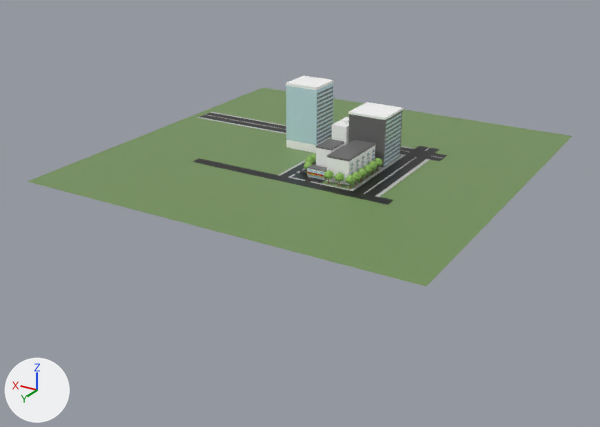
Two versions of the glTF model models/city.glb, one commit apart.
Camera for both pictures: a 50 mm lens placed at (-340.0, 601.0, 242.0), pointed at (-36.0, 95.0, -11.0). The axes (+X, +Y, +Z) are drawn at lower left. The lights are the same throughout. Where no turn or scale is listed for an object, it has been applied to the vertices. Vertices at the same position are counted once.

In view in the first picture: 'building_3', 'building_4', 'building_5', 'ground', 'road'.
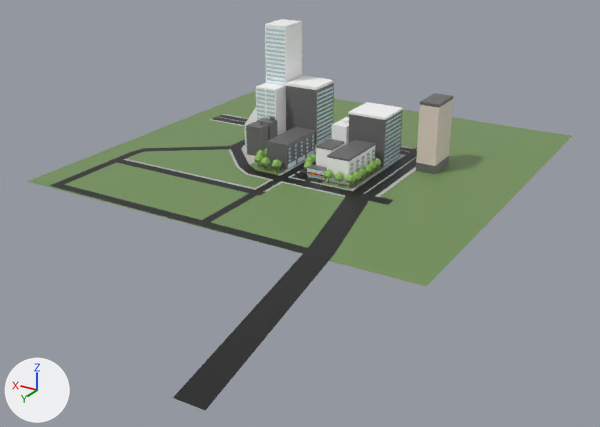
What differs and where, as boxes (x1, y1, x2, y2) in the pictures (600 x 427 px):
'road', reshaped (45% wider, 216% taller)
    before: (193, 112, 447, 205)
    after: (49, 114, 417, 410)
'building_7', added
    after: (245, 19, 302, 145)
    faces in mat_city_building_1_008 (white #ffffff): (245, 19, 302, 140)
    faces in mat_city_window_024 (cyan #d4f3ff): (266, 28, 285, 85)
    faces in mat_city_window_023 (cyan #d4f3ff): (256, 88, 275, 120)
'building_3.001', added
    after: (416, 93, 454, 174)
    faces in mat_city_building_3 (white #e7d7cc): (416, 99, 453, 166)
    faces in mat_city_building_2 (dark grey #6b6b6b): (416, 93, 454, 174)
'building_5.001', added
    after: (267, 127, 315, 170)
    faces in mat_city_building_2 (dark grey #6b6b6b): (267, 132, 315, 170)
    faces in mat_city_building_2_008 (dark grey #6b6b6b): (267, 127, 315, 163)
'building_1.001', added
    after: (246, 116, 278, 159)
    faces in mat_city_building_2 (dark grey #6b6b6b): (246, 116, 278, 156)
'tree.007', added
    after: (254, 154, 281, 173)
    faces in mat_tree_1_014 (green #89b756): (254, 154, 281, 168)
'tree.008', added
    after: (256, 148, 267, 158)
part 1 of me_平面_007, built on
    before: (193, 112, 286, 180)
    after: (49, 114, 386, 410)
part 2 of me_building_3, recoloured
    both: (286, 83, 334, 145)
part 3 of me_building_3, recoloured
    both: (317, 87, 333, 144)

Edits to the bpy script that builds the scene:
```text
Change me_平面_007:
    remove me_平面_007.from_pydata(...)  # 150 vertices, 186 faces; spans x -98.0..165.0, y -99.0..43.0, z 0.0..4.0
    add me_平面_007.from_pydata(...)  # 219 vertices, 303 faces; spans x -134.0..151.0, y -99.0..318.0, z 0.0..4.0
    me_平面_007 part 1: 2 vertices moved from x -18.0, y -3.0..6.0, z 0.0 to x -19.0, y -3.0..6.0, z 0.0; 9 vertices removed from x -18.0..165.0, y -90.0..42.0, z 0.0; 78 vertices added at x -134.0..151.0, y -90.0..318.0, z 0.0
    add me_平面_007.materials.append(mat_city_ground)  # green #749359
Change me_building_3:
    where me_building_3.from_pydata(...)  # 136 vertices, 88 faces; spans x -15.6..15.4, y -15.6..15.4, z -1.8..59.4
    me_building_3 part 2: 10 faces spanning x -15.5..15.4, y -15.4..15.4, z -1.8..57.1 switch from mat_city_window (cyan #d4f3ff) to mat_city_building_2 (dark grey #6b6b6b)
    me_building_3 part 3: 60 faces spanning x -15.6..14.3, y -15.6..14.4, z 0.8..54.1 switch from mat_city_building_2 (dark grey #6b6b6b) to mat_city_window (cyan #d4f3ff)
Add ob_building_3_001:
    ob_building_3_001 = bpy.data.objects.new('building_3.001', me_building_3_002)  # 136 vertices, 88 faces; spans x -8.4..8.5, y -15.6..15.4, z -1.8..59.4; in mat_city_building_2 (dark grey #6b6b6b), mat_city_building_3 (white #e7d7cc), mat_city_window_028 (blue #d4f2ff)
    ob_building_3_001.location = (-94.2, -26.6, 0.0)
Add ob_building_1_001:
    ob_building_1_001 = bpy.data.objects.new('building_1.001', me_平面_009)  # 364 vertices, 224 faces; spans x -14.5..1.5, y -17.5..9.8, z -2.3..30.9; in mat_city_building_2 (dark grey #6b6b6b), mat_city_building_3 (white #e7d7cc), mat_city_window_027 (blue #d4f2ff)
    ob_building_1_001.location = (53.2, 25.8, 1.7)
Add ob_tree_008:
    ob_tree_008 = bpy.data.objects.new('tree.008', me_cube_016)  # 155 vertices, 255 faces; spans x -5.1..6.0, y -4.0..44.4, z -0.1..11.5; in mat_tree_2_015 (brown #81553e), mat_tree_1_015 (green #89b756)
    ob_tree_008.location = (35.4, -1.7, 0.0)
Add ob_tree_007:
    ob_tree_007 = bpy.data.objects.new('tree.007', me_cube_015)  # 93 vertices, 153 faces; spans x -4.4..24.0, y -7.5..4.1, z -0.1..11.5; in mat_tree_2_014 (brown #81553e), mat_tree_1_014 (green #89b756)
    ob_tree_007.location = (11.9, 52.3, 0.0)
Add ob_building_5_001:
    ob_building_5_001 = bpy.data.objects.new('building_5.001', me_立方体_017)  # 344 vertices, 472 faces; spans x -11.2..9.6, y -24.1..29.0, z -2.3..21.7; in mat_city_building_2 (dark grey #6b6b6b), mat_city_building_2_008 (dark grey #6b6b6b), mat_city_window_025 (blue #d4f2ff), mat_city_window_026 (blue #d4f2ff)
    ob_building_5_001.location = (18.8, 18.3, 0.0)
Add ob_building_7:
    ob_building_7 = bpy.data.objects.new('building_7', me_平面_008)  # 778 vertices, 424 faces; spans x -21.1..13.0, y -15.1..29.5, z -2.2..106.9; in mat_city_window_016 (blue #d4f2ff), mat_city_building_1_008 (white #ffffff), mat_city_window_017 (blue #d4f2ff), mat_city_window_018 (blue #d4f2ff), mat_city_window_019 (blue #d4f2ff), mat_city_window_020 (blue #d4f2ff), mat_city_window_021 (blue #d4f2ff), mat_city_window_022 (blue #d4f2ff), mat_city_window_023 (blue #d4f2ff), mat_city_window_024 (blue #d4f2ff)
    ob_building_7.location = (62.2, -22.6, 1.2)
```
